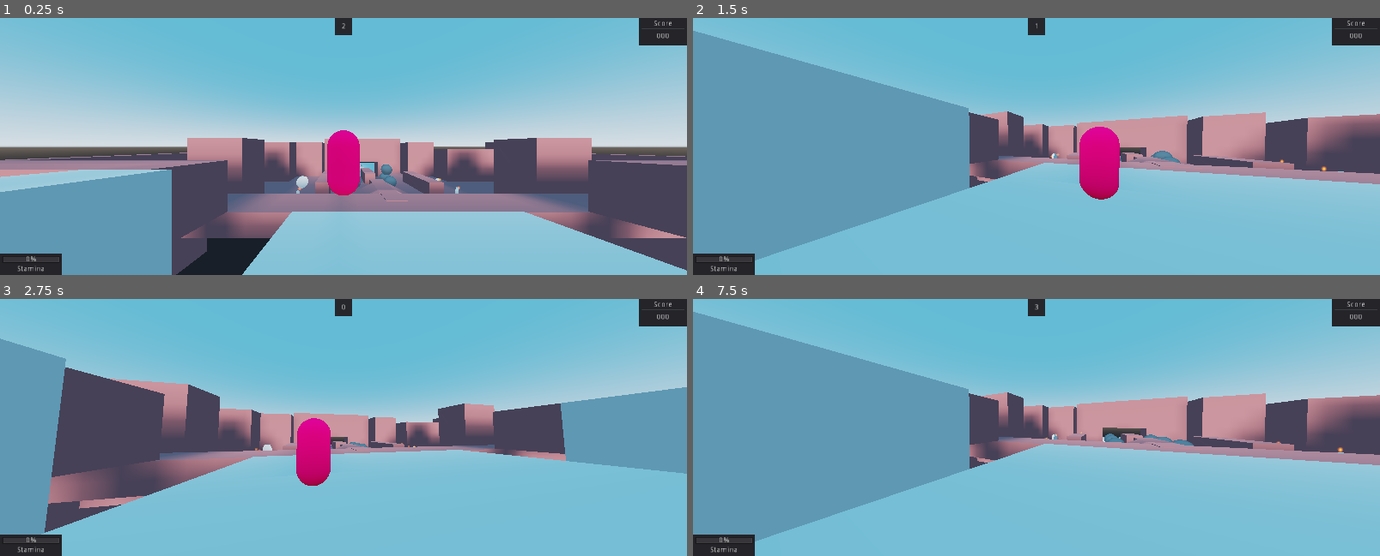
Above: before the commit, frames 1-4 (two rows, left to right).
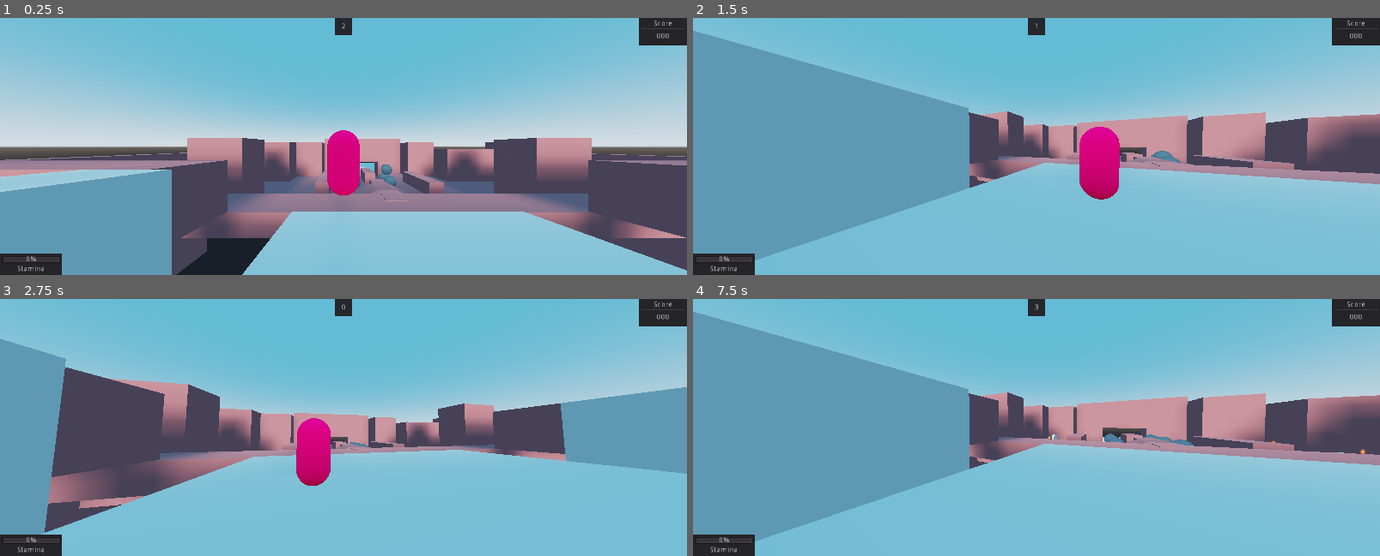
Above: after the commit, the same moments.

Repository: DeerTears/Keep-Away-Game
Game: Godot game, scene res://levels/romping.tscn
Two runs of this game, one before a commit and one after it. Both use one fixed random seed, a clock stepped at 60 frames per second and the inputs below.
Inputs (mouse positions are in pixels of both pictures, inside the frame that each line leads up to):
- Up to frame 1 (0.25 s): no input
- Up to frame 2 (1.5 s): move the mouse to (1070, 146) at 0.52 s; move the mouse to (1002, 146) at 1.27 s
- Up to frame 3 (2.75 s): move the mouse to (357, 422) at 2.02 s
- Up to frame 4 (7.5 s): tap Enter at 2.75, 5 s; move the mouse to (1029, 432) at 2.77 s; move the mouse to (1084, 430) at 3.52 s; tap Space at 4.25, 5.75 s; move the mouse to (981, 424) at 4.27 s; move the mouse to (1043, 427) at 5.02 s; move the mouse to (1009, 422) at 5.77 s; move the mouse to (1070, 427) at 6.52 s; move the mouse to (1002, 427) at 7.27 s

The runs differ from the first frame. In frame 1, 0.1% of the frame differs, in the area x 43-67%, y 61-69%; in frame 2, less than 0.1%; in frame 3, less than 0.1%; in frame 4, less than 0.1%.

Commit message:
add coin states, comments on game statemachine,

Diff:
--- a/project.godot
+++ b/project.godot
@@ -8,9 +8,14 @@
 
 config_version=4
 
-_global_script_classes=[  ]
+_global_script_classes=[ {
+"base": "Spatial",
+"class": "Coin",
+"language": "GDScript",
+"path": "res://scripts/coin.gd"
+} ]
 _global_script_class_icons={
-
+"Coin": ""
 }
 
 [application]
--- a/scripts/coin.gd
+++ b/scripts/coin.gd
@@ -1,4 +1,13 @@
 extends Spatial
+class_name Coin
+
+enum states {
+	DISABLED,
+	SPAWNED,
+	TAKEN,
+}
+
+var current_state = states.DISABLED
 
 onready var model = $MeshInstance
 onready var area = $Area
@@ -41,7 +50,8 @@
 		qualities.GOLD:
 			model.scale = Vector3.ONE * 1
 
-func collect():
+func collect(): # todo: replace duplicate calls with change_to_state
+	# todo 2: add a check so coins can't respawn after being disabled
 	area.monitorable = false
 	sound_collect.pitch_scale = rand_range(3.25,3.5) - coin_quality
 	sound_collect.play()
@@ -52,3 +62,18 @@
 	show()
 	area.monitorable = true
 	animator.play("Idle")
+
+func change_to_state(state:int):
+	current_state = state
+	match state:
+		states.DISABLED:
+			area.monitorable = false
+			hide()
+		states.SPAWNED:
+			area.monitorable = true
+			show()
+		states.TAKEN:
+			area.monitorable = false
+			hide()
+			yield(get_tree().create_timer(respawn_time),"timeout")
+			change_to_state(states.SPAWNED)
--- a/scripts/singletons/gameinfo.gd
+++ b/scripts/singletons/gameinfo.gd
@@ -42,34 +42,55 @@
 	switch_gamestate(GameStates.WARMUP)
 
 func switch_gamestate(state:int): # self-contained and recursive
+	current_gamestate = state # update our state, so other objects can read what's going on
 	match state:
 		GameStates.LOADING:
 			print("Loading...")
+			# Hide Coins
+			get_tree().call_group("Coins","change_to_state", Coin.states.DISABLED)
+
 		GameStates.WARMUP:
 			reset_scores()
 			print("Warming up...")
-			start(warmup_time) # not needed for state machine. this timer is used so other objects can see time_left on the yield's timer below
+			# Let other objects get our wait_time
+			start(warmup_time)
+			# Hide Coins
+			get_tree().call_group("Coins","change_to_state", Coin.states.DISABLED)
 			yield(get_tree().create_timer(warmup_time),"timeout")
 			switch_gamestate(GameStates.COUNTDOWN)
+
 		GameStates.COUNTDOWN:
 			print("Ready...")
+			# Reset and Freeze Players
 			get_tree().call_group("Players","respawn")
 			get_tree().call_group("Players","enable_movement",false)
+			# Spawn Coins
+			get_tree().call_group("Coins","change_to_state", Coin.states.SPAWNED)
+			# Let other objects get our wait_time
 			start(countdown_time)
+			# Start the countdown timer
 			yield(get_tree().create_timer(countdown_time),"timeout")
 			switch_gamestate(GameStates.STARTED)
+
 		GameStates.STARTED:
-			print_debug("Go!")
+			print("Go!")
+			# Release Players
 			get_tree().call_group("Players","enable_movement",true)
+			# Let other objects get our wait_time
 			start(round_time)
+			# Wait until round is over
 			yield(get_tree().create_timer(round_time),"timeout")
 			switch_gamestate(GameStates.POSTGAME)
+
 		GameStates.POSTGAME:
 			print("Finish!")
+			# Find out who won
 			determine_winner()
+			# todo: make sure coins don't respawn when collected and disabled
+			get_tree().call_group("Coins","change_to_state", Coin.states.DISABLED)
 			yield(get_tree().create_timer(postgame_time),"timeout")
 			switch_gamestate(GameStates.WARMUP)
-	current_gamestate = state # so other objects can read the current state
+
 
 # scoring
 
